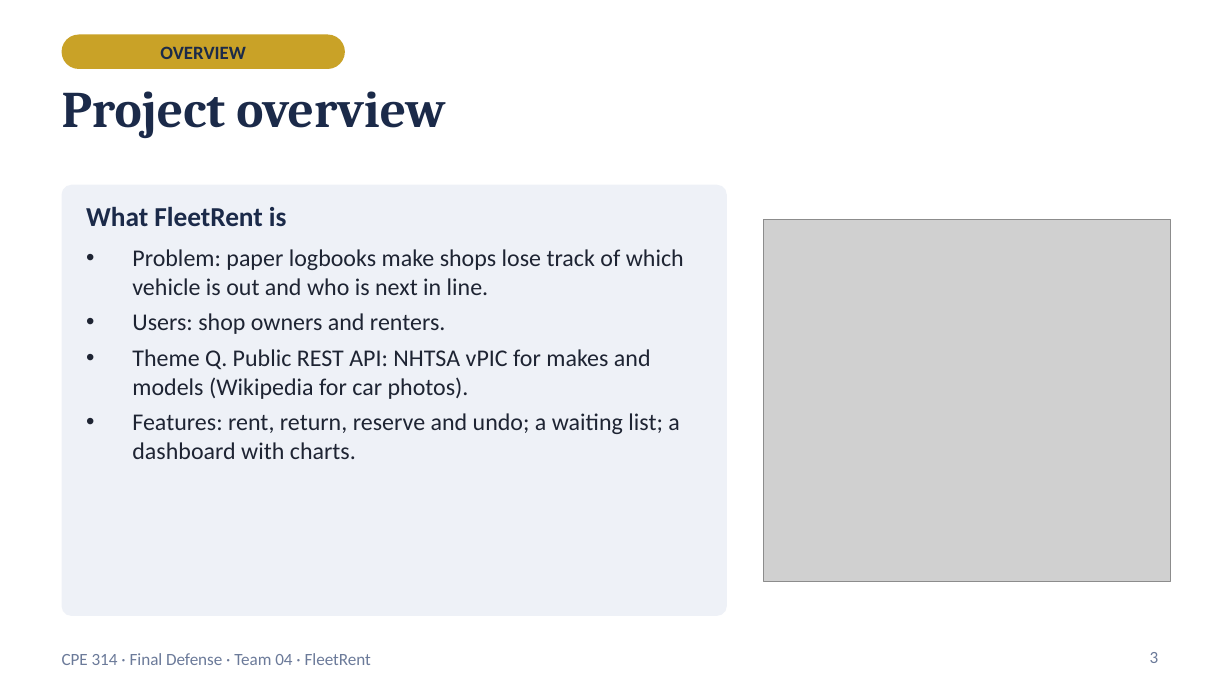
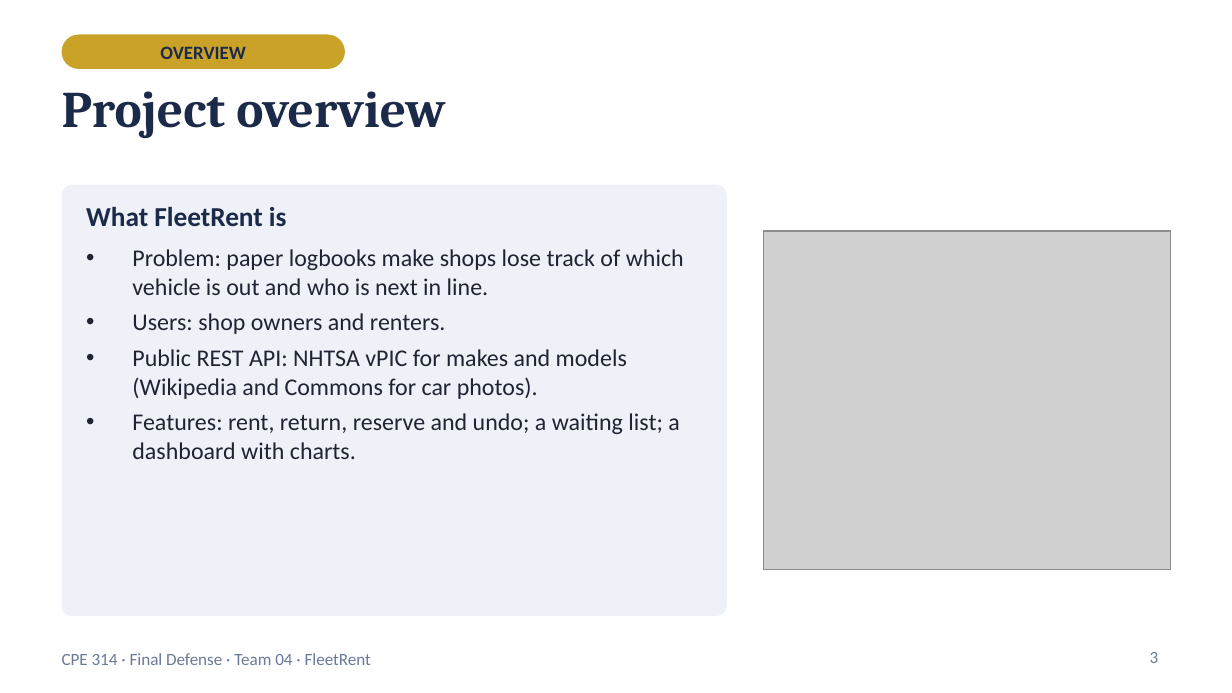
Before and after one commit to ColoscosBrent/cpe314-69323-capstone-team-04, a slide deck: slide 3 of docs/FleetRent_Final_Defense.pptx. Drawn at 1232x693 pixels with LibreOffice and Linux fonts; fonts in the diff are those of the drawing; grey boxes stand for pictures. Boxes give left, top, right and bottom in pixels: in the first picture for what was removed or moved away, otherwise in the second. Text is boxed around its words. In the diff, an @@ line names an element or a change of style, - is before the commit and + after.

```diff
--- a/docs/FleetRent_Final_Defense.pptx
+++ b/docs/FleetRent_Final_Defense.pptx
@@ picture: place and size @@
-picture at [764, 219, 1170, 582]
+picture at [764, 232, 1170, 570]
@@ text at [132, 349, 627, 399]: text changed @@
-• Theme Q. Public REST API: NHTSA vPIC for makes and models (Wikipedia for car photos).
+• Public REST API: NHTSA vPIC for makes and models (Wikipedia and Commons for car photos).
```
Also in this commit, not shown: 15 other slides changed, 1 slide added.
